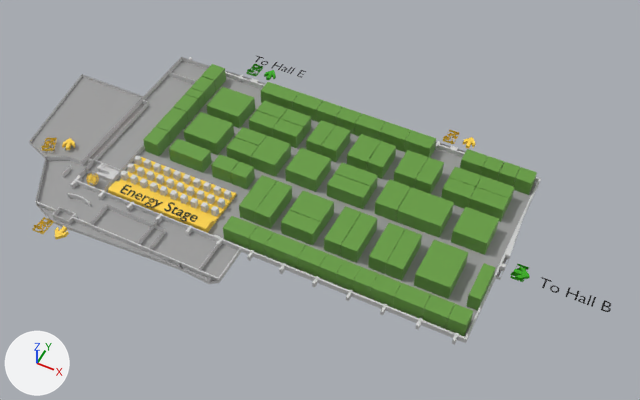
An edit to the glTF model public/models/Hall_C.glb, drawn before and after from the same camera.
Both versions are drawn from a camera (50 mm lens) standing at (27.4, -43.6, 53.7) and looking at (5.9, -0.6, -0.1). Every picture has the same lights, and +X, +Y and +Z are marked at lower left. Where no turn or scale is listed for an object, it has been applied to the vertices.

Names of what the first picture shows: 'BOOTHLAYER_curve_.C-3100', 'BOOTHLAYER_curve_.C-3210', 'BOOTHLAYER_curve_.C-3230', 'BOOTHLAYER_curve_.C-3250', 'BOOTHLAYER_curve_.C-3260', 'BOOTHLAYER_curve_.C-3350', 'BOOTHLAYER_curve_.C-3430', 'Background', 'Building_curve_', 'Cube.002', 'Emergency Exit_curve_.002', 'Emergency Exit_curve_.004', 'Emergency Exit_curve_.005', 'Emergency Exit_curve_.006', 'Energy_Stage.001', 'Plane', 'Symbols_curve_'.
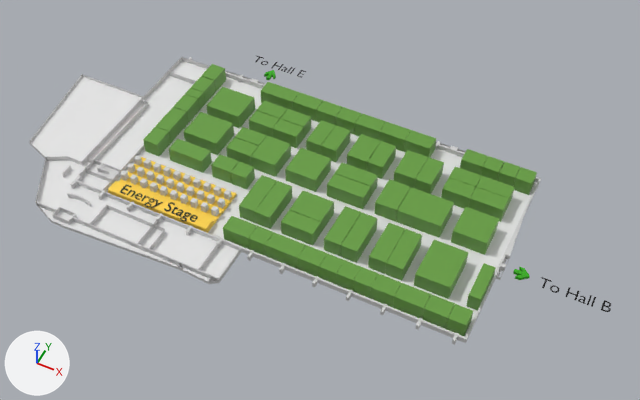
Where the change shows, as pixel boxes (x1, y1, x2, y2) in the pictures (640 x 400 px):
```json
{"object": "Plane", "change": "recoloured", "before": [31, 61, 537, 337], "after": [31, 61, 537, 337], "on screen": "grey to white"}
{"object": "Emergency Exit_curve_.004", "change": "deleted", "before": [32, 217, 69, 239]}
{"object": "Emergency Exit_curve_.005", "change": "deleted", "before": [41, 138, 75, 151]}
{"object": "Emergency Exit_curve_.002", "change": "deleted", "before": [443, 130, 476, 149]}
{"object": "Emergency Exit_curve_.006", "change": "deleted", "before": [246, 64, 263, 76]}
{"object": "Symbols_curve_", "change": "deleted", "before": [86, 173, 99, 186]}
{"object": "Emergency Exit_curve_.007", "change": "deleted", "before": [510, 264, 529, 282]}
```

Scene script edits in JSON lines:
```json
{"op": "set", "path": "mat_material_008.base_color", "old": "(0.337, 0.337, 0.337)", "new": "(0.799, 0.799, 0.799)", "note": "grey #9d9d9d -> white #e7e7e7"}
{"op": "remove", "block": "ob_symbols_curve", "code": ["ob_symbols_curve = bpy.data.objects.new('Symbols_curve_', me_mesh_004)", "ob_symbols_curve.location = (-11.52, -7.46, 0.64)"]}
{"op": "remove", "block": "ob_emergency_exit_curve__002", "code": ["ob_emergency_exit_curve__002 = bpy.data.objects.new('Emergency Exit_curve_.002', me_mesh_069)", "ob_emergency_exit_curve__002.location = (13.66, 10.58, 0.38)"]}
{"op": "remove", "block": "ob_emergency_exit_curve__004", "code": ["ob_emergency_exit_curve__004 = bpy.data.objects.new('Emergency Exit_curve_.004', me_mesh_071)", "ob_emergency_exit_curve__004.location = (-11.41, -13.1, 0.38)"]}
{"op": "remove", "block": "ob_emergency_exit_curve__005", "code": ["ob_emergency_exit_curve__005 = bpy.data.objects.new('Emergency Exit_curve_.005', me_mesh_072)", "ob_emergency_exit_curve__005.location = (-16.74, -5.23, 0.38)"]}
{"op": "remove", "block": "ob_emergency_exit_curve__006", "code": ["ob_emergency_exit_curve__006 = bpy.data.objects.new('Emergency Exit_curve_.006', me_mesh_001)", "ob_emergency_exit_curve__006.location = (-5.79, 10.77, 0.38)"]}
{"op": "remove", "block": "ob_emergency_exit_curve__007", "code": ["ob_emergency_exit_curve__007 = bpy.data.objects.new('Emergency Exit_curve_.007', me_mesh_002)", "ob_emergency_exit_curve__007.location = (23.5, -0.81, 0.38)"]}
```
